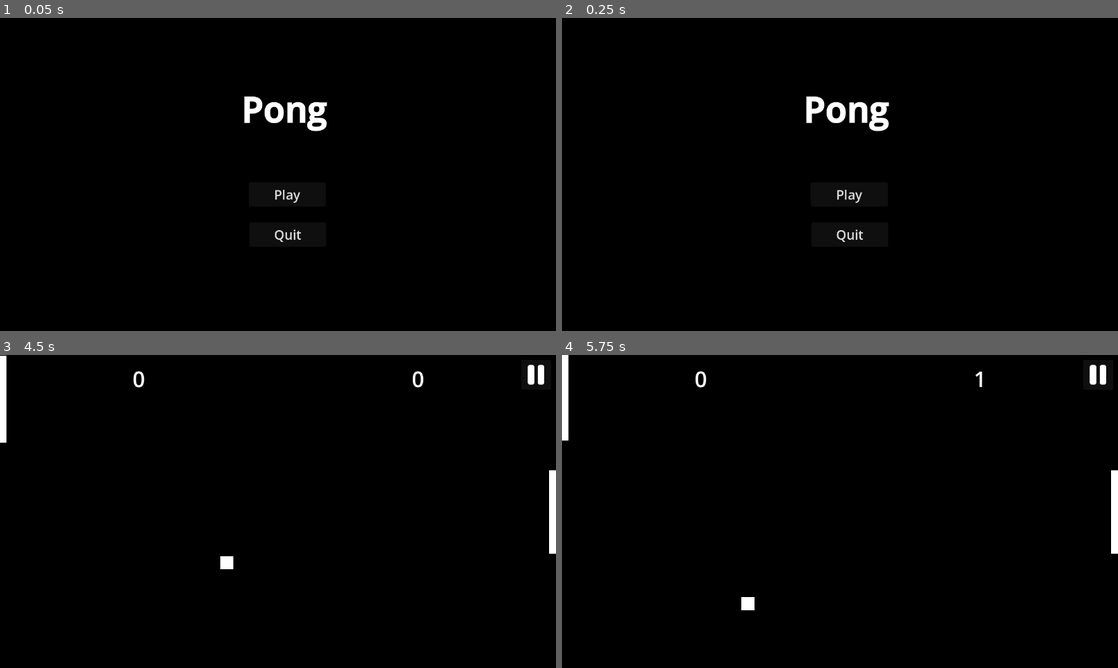
Above: before the commit, frames 1-4 (two rows, left to right).
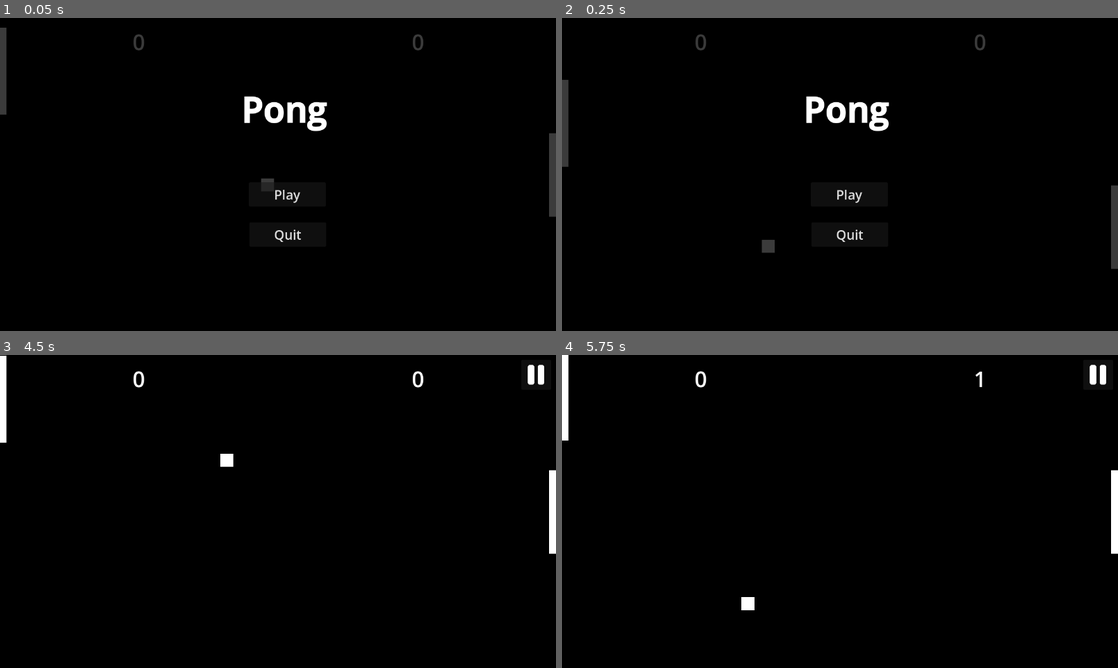
Above: after the commit, the same moments.

Repository: aaronchn99/Pong
Game: Godot game, scene res://Main.tscn
Same seed, same stepped clock (60 frames per second), same inputs: the game is played once before the commit and once after it.
Inputs (mouse positions are in pixels of both pictures, inside the frame that each line leads up to):
- Up to frame 1 (0.05 s): no input
- Up to frame 2 (0.25 s): no input
- Up to frame 3 (4.5 s): click "Play" at 0.5 s; click "Hard" at 1.25 s; click (533, 373) at 2 s; tap Enter at 2.75 s; hold Right (ui_right) 2.78-3.53 s; hold Down (ui_down) 3.53-4.28 s; tap Space at 4.25 s; hold Right (ui_right) from 4.28 s (still down)
- Up to frame 4 (5.75 s): release Right (ui_right) at 5.03 s; hold Up (ui_up) from 5.03 s (still down)

The runs differ from the first frame. In frame 1, 0.8% of the frame differs, in the area x 0-100%, y 3-64%; in frame 2, 0.9%, in the area x 0-100%, y 5-81%; in frame 3, 0.2%; in frame 4, nothing differs.

Commit message:
Feat(Menu):Game Preview

Diff:
--- a/Main.tscn
+++ b/Main.tscn
@@ -1,6 +1,7 @@
-[gd_scene load_steps=2 format=3 uid="uid://d0auvwni15fau"]
+[gd_scene load_steps=3 format=3 uid="uid://d0auvwni15fau"]
 
 [ext_resource type="PackedScene" uid="uid://db0nxnokjp1o7" path="res://MainMenu.tscn" id="1_3fnuc"]
+[ext_resource type="PackedScene" uid="uid://waic0mjlsfy1" path="res://Game.tscn" id="2_phcq6"]
 
 [node name="Main" type="Control"]
 layout_mode = 3
@@ -12,3 +13,25 @@
 
 [node name="MainMenu" parent="." instance=ExtResource("1_3fnuc")]
 layout_mode = 1
+
+[node name="GamePreview" parent="." instance=ExtResource("2_phcq6")]
+modulate = Color(0.231373, 0.231373, 0.231373, 1)
+show_behind_parent = true
+
+[node name="Paddle" parent="GamePreview" index="0"]
+is_human = false
+ai_type = 1
+
+[node name="Paddle2" parent="GamePreview" index="1"]
+ai_type = 1
+
+[node name="Pause" parent="GamePreview" index="9"]
+visible = false
+
+[node name="Countdown" parent="GamePreview" index="10"]
+visible = false
+
+[node name="Timer" parent="GamePreview/Countdown" index="1"]
+wait_time = 0.001
+
+[editable path="GamePreview"]
--- a/Scripts/UI/DifficultyMenu.gd
+++ b/Scripts/UI/DifficultyMenu.gd
@@ -34,6 +34,7 @@
 
 func _play_game(difficulty : String):
 	$/root/Main/MainMenu.visible = false
+	$/root/Main/GamePreview.queue_free()
 	$/root/Main.add_child(game_scene.instantiate())
 
 	var config = difficulty_config[difficulty]
